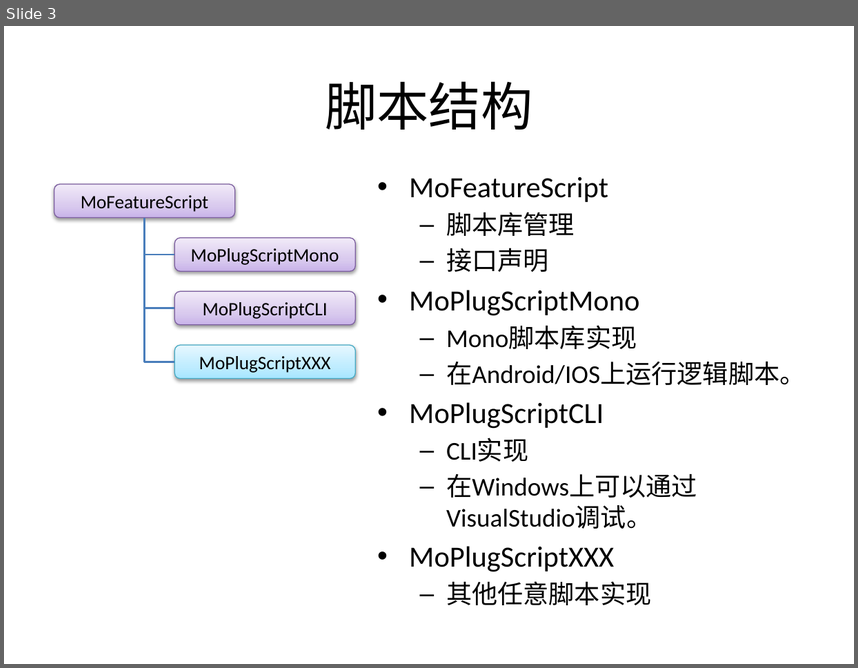
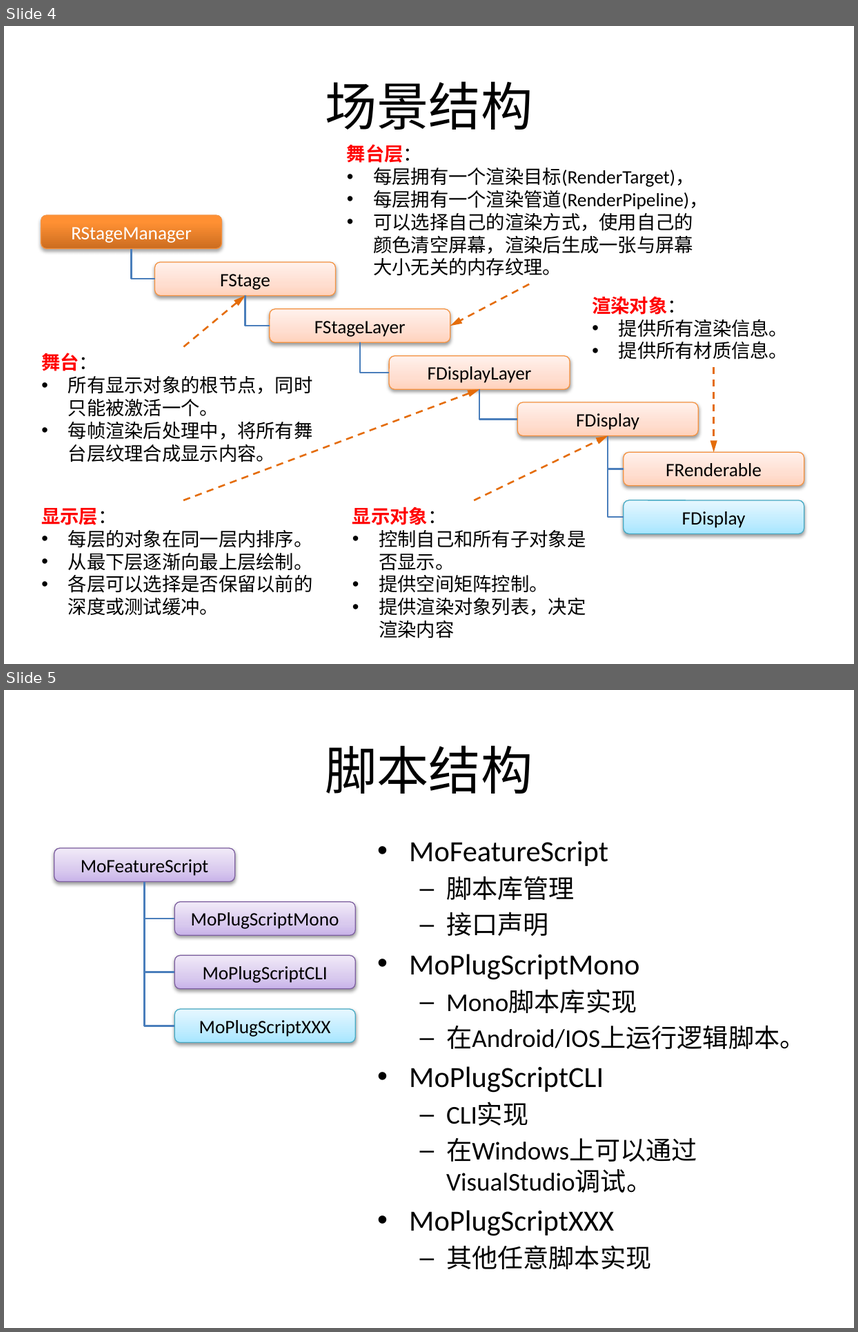
Before and after one commit to favedit/MoCrossOld, a slide deck: Source/Document/设计文档.pptx. Shown one above the other, each under a label of ours: slide 3 before the commit, slides 4 and 5 after it. The pictures are 858x668 and 858x1332 pixels, drawn with LibreOffice and Linux fonts; fonts in the diff are those of the drawing. Boxes give left, top, right and bottom in pixels: in the first picture for what was removed or moved away, otherwise in the second. Text is boxed around its words. In the diff, an @@ line names an element or a change of style, - is before the commit and + after.

```diff
--- a/Source/Document/设计文档.pptx
+++ b/Source/Document/设计文档.pptx
@@ slide 4 added at [4,26,854,664], background #FFFFFF @@
@@ title added at [325,81,533,129], 44 pt, text #000000 @@
+场景结构
@@ text added at [347,144,708,276], 16 pt, text #000000 @@
+舞台层：
+• 每层拥有一个渲染目标(RenderTarget)，
+• 每层拥有一个渲染管道(RenderPipeline)，
+• 可以选择自己的渲染方式，使用自己的颜色清空屏幕，渲染后生成一张与屏幕大小无关的内存纹理。
@@ rounded rectangle added at [41,215,223,248], fill gradient #CC6E20 to #FF9034 to #FF9136, outline #F69240 0.75 pt, 16 pt, text #FFFFFF @@
+RStageManager
@@ elbow line added from (132, 249) to (154, 279), #4B7EBC 1.5 pt @@
@@ rounded rectangle added at [154,262,335,296], fill gradient #FFD2BD to #FFDED0 to #FFF2ED, outline #F69240 0.75 pt, 16 pt, text #000000 @@
+FStage
@@ arrow added from (529, 285) to (450, 325), #E46C0A 1.5 pt dashed @@
@@ arrow added from (183, 346) to (245, 296), #E46C0A 1.5 pt dashed @@
@@ elbow line added from (245, 296) to (269, 325), #4B7EBC 1.5 pt @@
@@ rounded rectangle added at [269,309,450,342], fill gradient #FFD2BD to #FFDED0 to #FFF2ED, outline #F69240 0.75 pt, 16 pt, text #000000 @@
+FStageLayer
@@ text added at [592,296,789,359], 16 pt, text #000000 @@
+渲染对象：
+• 提供所有渲染信息。
+• 提供所有材质信息。
@@ text added at [41,352,313,462], 16 pt, text #000000 @@
+舞台：
+• 所有显示对象的根节点，同时只能被激活一个。
+• 每帧渲染后处理中，将所有舞台层纹理合成显示内容。
@@ elbow line added from (360, 342) to (389, 373), #4B7EBC 1.5 pt @@
@@ rounded rectangle added at [389,356,570,389], fill gradient #FFD2BD to #FFDED0 to #FFF2ED, outline #F69240 0.75 pt, 16 pt, text #000000 @@
+FDisplayLayer
@@ arrow added from (714, 367) to (714, 452), #E46C0A 1.5 pt dashed @@
@@ arrow added from (183, 500) to (479, 389), #E46C0A 1.5 pt dashed @@
@@ elbow line added from (479, 389) to (517, 419), #4B7EBC 1.5 pt @@
@@ rounded rectangle added at [517,402,699,435], fill gradient #FFD2BD to #FFDED0 to #FFF2ED, outline #F69240 0.75 pt, 16 pt, text #000000 @@
+FDisplay
@@ arrow added from (474, 500) to (608, 436), #E46C0A 1.5 pt dashed @@
@@ elbow line added from (608, 436) to (624, 469), #4B7EBC 1.5 pt @@
@@ elbow line added from (608, 436) to (624, 517), #4B7EBC 1.5 pt @@
@@ rounded rectangle added at [624,452,805,485], fill gradient #FFD2BD to #FFDED0 to #FFF2ED, outline #F69240 0.75 pt, 16 pt, text #000000 @@
+FRenderable
@@ rounded rectangle added at [624,500,805,534], fill gradient #A7E6FF to #C1EDFF to #E7F8FF, outline #46AAC5 0.75 pt, 16 pt, text #000000 @@
+FDisplay
@@ text added at [41,508,313,615], 16 pt, text #000000 @@
+显示层：
+• 每层的对象在同一层内排序。
+• 从最下层逐渐向最上层绘制。
+• 各层可以选择是否保留以前的深度或测试缓冲。
@@ text added at [352,506,586,638], 16 pt, text #000000 @@
+显示对象：
+• 控制自己和所有子对象是否显示。
+• 提供空间矩阵控制。
+• 提供渲染对象列表，决定渲染内容
@@ what was slide 3 is now slide 5 @@
```
Also in this commit, not shown: 3 other slides added, 2 slides removed, 4 other files.
